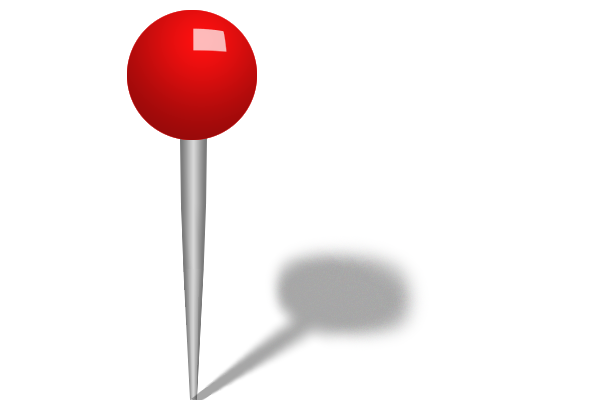
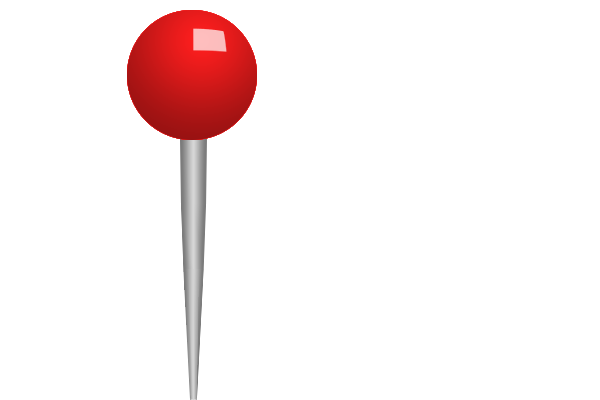
Layer changes from the first 600 x 400 image to the second:
painted on "Layer 1" over [127, 10, 257, 140]
hid "ShadowB" over [191, 240, 425, 400]
